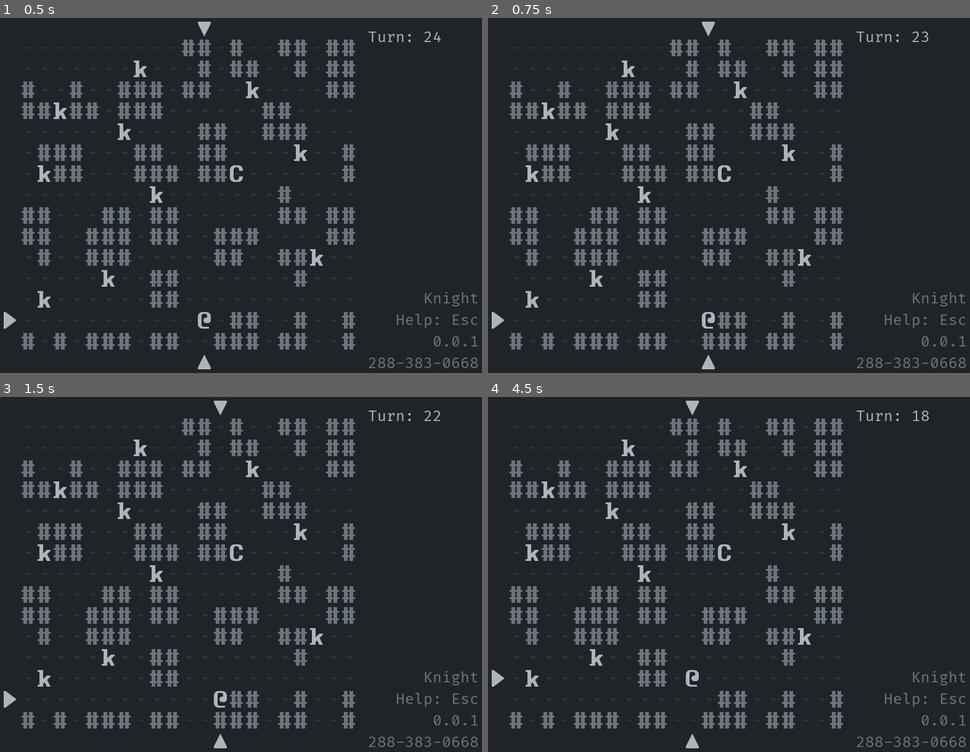
Above: before the commit, frames 1-4 (two rows, left to right).
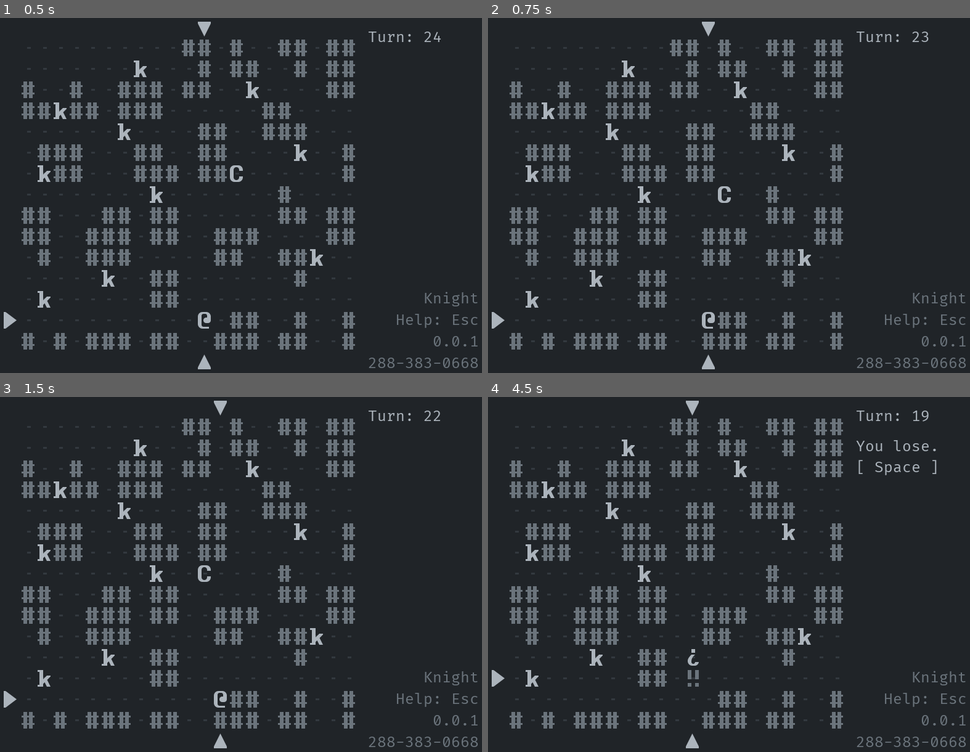
Above: after the commit, the same moments.

Repository: Bozar/OneMoreLevel
Game: Godot game, scene res://scene/main/MainScene.tscn
Same seed, same stepped clock (60 frames per second), same inputs: the game is played once before the commit and once after it.
Inputs:
- Up to frame 1 (0.5 s): no input
- Up to frame 2 (0.75 s): tap Enter at 0.5 s; hold Right (move_right) from 0.53 s (still down); tap A (add_turn) at 0.6 s
- Up to frame 3 (1.5 s): tap Space (init_world) at 1.25, 1.35 s; release Right (move_right) at 1.28 s; hold Down (move_down) from 1.28 s (still down)
- Up to frame 4 (4.5 s): tap Enter at 2, 3.5 s; release Down (move_down) at 2.03 s; hold Right (move_right) 2.03-2.78 s; tap A (add_turn) at 2.1, 3.6 s; tap Space (init_world) at 2.75, 2.85, 4.25, 4.35 s; hold Up (move_up) 2.78-3.53 s; hold Left (move_left) from 3.53 s (still down)

Frame 1 is identical in both runs. In frame 2, 0.1% of the frame differs, in the area x 47-51%, y 41-53%; in frame 3, 0.1%; in frame 4, 0.5%, in the area x 41-94%, y 3-82%.

Commit message:
Respawn knights.

Diff:
--- a/library/InitWorldData.gd
+++ b/library/InitWorldData.gd
@@ -13,26 +13,26 @@
 var _new_WorldTag := preload("res://library/WorldTag.gd").new()
 
 var _world_data: Dictionary = {
-    _new_WorldTag.DEMO: [
-        InitDemo, DemoPCAction, DemoAI, DemoProgress
-    ],
-    _new_WorldTag.KNIGHT: [
-        InitKnight, KnightPCAction, KnightAI, KnightProgress
-    ],
+	_new_WorldTag.DEMO: [
+		InitDemo, DemoPCAction, DemoAI, DemoProgress
+	],
+	_new_WorldTag.KNIGHT: [
+		InitKnight, KnightPCAction, KnightAI, KnightProgress
+	],
 }
 
 
 func get_world_template(world_tag: String) -> Game_WorldTemplate:
-    return _world_data[world_tag][0]
+	return _world_data[world_tag][0]
 
 
 func get_pc_action(world_tag: String) -> Game_PCActionTemplate:
-    return _world_data[world_tag][1]
+	return _world_data[world_tag][1]
 
 
 func get_enemy_ai(world_tag: String) -> Game_AITemplate:
-    return _world_data[world_tag][2]
+	return _world_data[world_tag][2]
 
 
 func get_progress(world_tag: String) -> Game_ProgressTemplate:
-    return _world_data[world_tag][3]
+	return _world_data[world_tag][3]
--- a/library/WorldTag.gd
+++ b/library/WorldTag.gd
@@ -4,12 +4,12 @@
 const KNIGHT: String = "knight"
 
 var _tag_to_name: Dictionary = {
-    DEMO: "Demo",
-    KNIGHT: "Knight",
+	DEMO: "Demo",
+	KNIGHT: "Knight",
 }
 
 
 func get_world_name(world_tag: String) -> String:
-    if _tag_to_name.has(world_tag):
-        return _tag_to_name[world_tag]
-    return INVALID
+	if _tag_to_name.has(world_tag):
+		return _tag_to_name[world_tag]
+	return INVALID
--- a/library/game_progress/DemoProgress.gd
+++ b/library/game_progress/DemoProgress.gd
@@ -2,16 +2,16 @@
 
 
 func _init(parent_node: Node2D).(parent_node) -> void:
-    pass
+	pass
 
 
-func renew_world() -> void:
-    print("renew world")
+func renew_world(_pc_x: int, _pc_y: int) -> void:
+	print("renew world")
 
 
 func remove_npc(_npc: Sprite, _x: int, _y: int) -> void:
-    print("remove npc")
+	print("remove npc")
 
 
 func remove_building(_building: Sprite, _x: int, _y: int) -> void:
-    print("remove building")
+	print("remove building")
--- a/library/game_progress/KnightProgress.gd
+++ b/library/game_progress/KnightProgress.gd
@@ -1,35 +1,90 @@
 extends "res://library/game_progress/ProgressTemplate.gd"
 
 
-var _new_KnightData := preload("res://library/npc_data/KnightData.gd")
+const Knight := preload("res://sprite/Knight.tscn")
+const KnightCaptain := preload("res://sprite/KnightCaptain.tscn")
+const KnightBoss := preload("res://sprite/KnightBoss.tscn")
+
+var _new_KnightData := preload("res://library/npc_data/KnightData.gd").new()
 
 var _dead_captain: int = 0
 var _spawn_captain: bool = false
 var _spawn_boss: bool = false
+var _pc_x: int
+var _pc_y: int
 
 
 func _init(parent_node: Node2D).(parent_node) -> void:
-    pass
+	pass
 
 
-func renew_world() -> void:
-    pass
+func renew_world(pc_x: int, pc_y: int) -> void:
+	var spawn: int
+	_pc_x = pc_x
+	_pc_y = pc_y
+
+	if _spawn_captain:
+		for _i in range(_new_KnightData.MAX_CAPTAIN - 1):
+			_spawn_npc(KnightCaptain, _new_SubGroupTag.KNIGHT_CAPTAIN)
+		_spawn_captain = false
+	elif _spawn_boss:
+		_spawn_npc(KnightBoss, _new_SubGroupTag.KNIGHT_BOSS)
+		_spawn_boss = false
+
+	if _ref_Schedule.count_npc() < _new_KnightData.START_RESPAWN:
+		spawn = _ref_RandomNumber.get_int(1, _new_KnightData.MAX_RESPAWN)
+		for _i in range(spawn):
+			_spawn_npc(Knight, _new_SubGroupTag.KNIGHT)
 
 
 func remove_npc(npc: Sprite, _x: int, _y: int) -> void:
-    if npc.is_in_group(_new_SubGroupTag.KNIGHT_CAPTAIN):
-        _dead_captain += 1
+	if npc.is_in_group(_new_SubGroupTag.KNIGHT_CAPTAIN):
+		_dead_captain += 1
 
-        if _dead_captain < _new_KnightData.MAX_CAPTAIN:
-            _spawn_captain = true
-            _spawn_boss = false
-        else:
-            _spawn_captain = false
-            _spawn_boss = true
+		if _dead_captain == 1:
+			_spawn_captain = true
+			_spawn_boss = false
+		elif _dead_captain == _new_KnightData.MAX_CAPTAIN:
+			_spawn_captain = false
+			_spawn_boss = true
 
 
-# func _spawn_npc(scene: PackedScene, sub_tag: String) -> void:
-    # var x: int = 0
-    # var y: int = 0
+func _spawn_npc(scene: PackedScene, sub_tag: String) -> void:
+	var position: Array
+	var x: int = -1
+	var y: int = -1
 
-    # _ref_InitWorld.create_sprite(scene, _new_MainGroupTag.ACTOR, sub_tag, x, y)
+	while _is_occupied(x, y) or _is_close_to_pc(x, y) or _has_neighbor(x, y):
+		position = _get_position()
+		x = position[0]
+		y = position[1]
+
+	_ref_CreateObject.create(scene, _new_MainGroupTag.ACTOR, sub_tag, x, y)
+
+
+func _get_position() -> Array:
+	var x: int = _ref_RandomNumber.get_int(0, _new_DungeonSize.MAX_X)
+	var y: int = _ref_RandomNumber.get_int(0, _new_DungeonSize.MAX_Y)
+
+	return [x, y]
+
+
+func _is_occupied(x: int, y: int) -> bool:
+	return (not _new_CoordCalculator.is_inside_dungeon(x, y)) \
+		or _ref_DungeonBoard.has_sprite(_new_MainGroupTag.ACTOR, x, y) \
+		or _ref_DungeonBoard.has_sprite(_new_MainGroupTag.BUILDING, x, y)
+
+
+func _is_close_to_pc(x: int, y: int) -> bool:
+	return _new_CoordCalculator.is_inside_range(
+			x, y, _pc_x, _pc_y, _new_KnightData.SIGHT)
+
+
+func _has_neighbor(x: int, y: int) -> bool:
+	var max_range: int = 2
+	var neighbor: Array = _new_CoordCalculator.get_neighbor(x, y, max_range)
+
+	for i in neighbor:
+		if _ref_DungeonBoard.has_sprite(_new_MainGroupTag.ACTOR, i[0], i[1]):
+			return true
+	return false
--- a/library/game_progress/ProgressTemplate.gd
+++ b/library/game_progress/ProgressTemplate.gd
@@ -3,23 +3,29 @@
 
 var _ref_RandomNumber: Game_RandomNumber
 var _ref_Schedule: Game_Schedule
+var _ref_CreateObject : Game_CreateObject
+var _ref_DungeonBoard: Game_DungeonBoard
 
 var _new_MainGroupTag := preload("res://library/MainGroupTag.gd").new()
 var _new_SubGroupTag := preload("res://library/SubGroupTag.gd").new()
+var _new_DungeonSize := preload("res://library/DungeonSize.gd").new()
+var _new_CoordCalculator := preload("res://library/CoordCalculator.gd").new()
 
 
 func _init(parent_node: Node2D) -> void:
-    _ref_RandomNumber = parent_node._ref_RandomNumber
-    _ref_Schedule = parent_node._ref_Schedule
+	_ref_RandomNumber = parent_node._ref_RandomNumber
+	_ref_Schedule = parent_node._ref_Schedule
+	_ref_CreateObject = parent_node._ref_CreateObject
+	_ref_DungeonBoard = parent_node._ref_DungeonBoard
 
 
-func renew_world() -> void:
-    pass
+func renew_world(_pc_x: int, _pc_y: int) -> void:
+	pass
 
 
 func remove_npc(_npc: Sprite, _x: int, _y: int) -> void:
-    pass
+	pass
 
 
 func remove_building(_building: Sprite, _x: int, _y: int) -> void:
-    pass
+	pass
--- a/library/npc_ai/KnightAI.gd
+++ b/library/npc_ai/KnightAI.gd
@@ -203,10 +203,17 @@
 
 
 func _is_ready_to_move() -> bool:
+	var sight: int
+
+	if _self.is_in_group(_new_SubGroupTag.KNIGHT):
+		sight = _new_KnightData.SIGHT
+	else:
+		sight = _new_KnightData.ELITE_SIGHT
+
 	if not _new_CoordCalculator.is_inside_range(
-			_pc_pos[0], _pc_pos[1], _self_pos[0], _self_pos[1],
-			_new_KnightData.SIGHT):
+			_pc_pos[0], _pc_pos[1], _self_pos[0], _self_pos[1], sight):
 		return false
+
 	if _ref_RandomNumber.get_percent_chance(_new_KnightData.WAIT_CHANCE):
 		return false
 	return true
--- a/library/npc_data/KnightData.gd
+++ b/library/npc_data/KnightData.gd
@@ -1,13 +1,12 @@
 const MAX_BOSS_HP: int = 2
-const TELEPORT_DISTANCE: int = 10
 
 const RANGE: int = 1
 const SIGHT: int = 6
+const ELITE_SIGHT: int = 10
 const WAIT_CHANCE: int = 10
 
 const MAX_KNIGHT: int = 10
-const MAX_CAPTAIN: int = 2
-const TOTAL_KNIGHT: int = 120
+const MAX_CAPTAIN: int = 3
 
-const RESPAWN_CHANCE: int = 20
+const START_RESPAWN: int = 8
 const MAX_RESPAWN: int = 4
--- a/library/pc_action/KnightPCAction.gd
+++ b/library/pc_action/KnightPCAction.gd
@@ -46,7 +46,7 @@
 			is_too_close = _new_CoordCalculator.is_inside_range(
 					teleport[0], teleport[1],
 					_source_position[0], _source_position[1],
-					_new_KnightData.TELEPORT_DISTANCE)
+					_new_KnightData.ELITE_SIGHT)
 
 		_ref_DungeonBoard.move_sprite(_new_MainGroupTag.ACTOR,
 				_target_position, teleport)
--- a/scene/main/GameProgress.gd
+++ b/scene/main/GameProgress.gd
@@ -4,10 +4,13 @@
 
 var _ref_RandomNumber: Game_RandomNumber
 var _ref_Schedule: Game_Schedule
+var _ref_CreateObject : Game_CreateObject
+var _ref_DungeonBoard: Game_DungeonBoard
 
 var _new_InitWorldData := preload("res://library/InitWorldData.gd").new()
 var _new_MainGroupTag := preload("res://library/MainGroupTag.gd").new()
 var _new_SubGroupTag := preload("res://library/SubGroupTag.gd").new()
+var _new_ConvertCoord := preload("res://library/ConvertCoord.gd").new()
 
 var _progress: Game_ProgressTemplate
 
@@ -17,8 +20,11 @@
 
 
 func _on_Schedule_turn_started(current_sprite: Sprite) -> void:
+	var _pc_pos: Array
+
 	if current_sprite.is_in_group(_new_SubGroupTag.PC):
-		_progress.renew_world()
+		_pc_pos = _new_ConvertCoord.vector_to_array(current_sprite.position)
+		_progress.renew_world(_pc_pos[0], _pc_pos[1])
 
 
 func _on_RemoveObject_sprite_removed(remove_sprite: Sprite,
--- a/scene/main/MainScene.gd
+++ b/scene/main/MainScene.gd
@@ -59,7 +59,7 @@
 	[
 		"_ref_DungeonBoard",
 		DUNGEON,
-		PLAYER_INPUT, REMOVE_OBJECT, ENEMY_AI,
+		PLAYER_INPUT, REMOVE_OBJECT, ENEMY_AI, GAME_PROGRESS,
 	],
 	[
 		"_ref_Schedule",
@@ -104,7 +104,7 @@
 	[
 		"_ref_CreateObject",
 		CREATE_OBJECT,
-		INIT_WORLD,
+		INIT_WORLD, GAME_PROGRESS,
 	],
 ]
 
